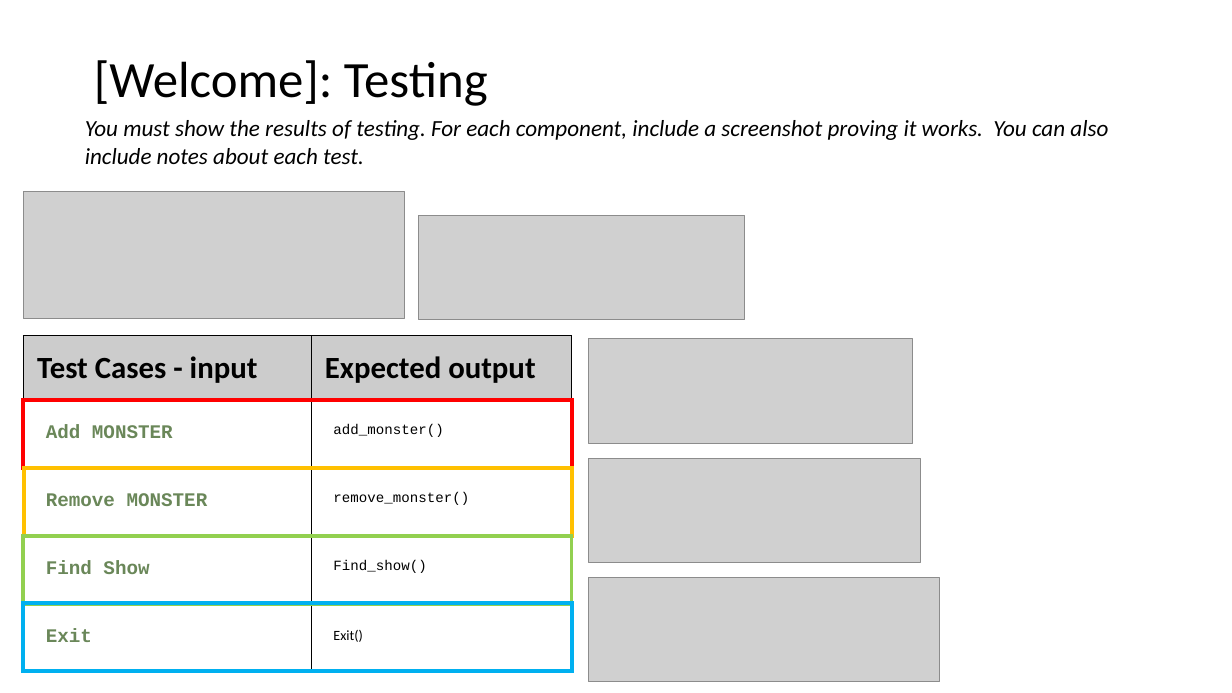
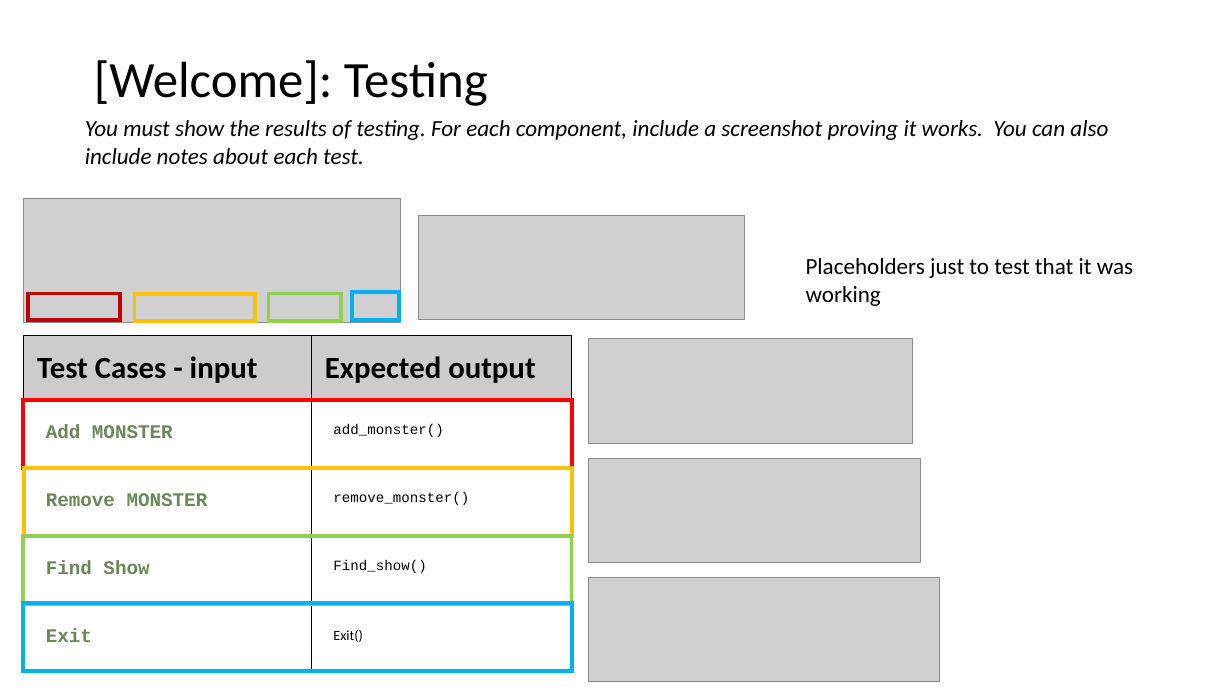
Before and after one commit to peter123321123321/Monster-Cards-Internal, a slide deck: slide 9 of 2.7 and 2.8 Documentation Template.pptx. Drawn at 1232x693 pixels with LibreOffice and Linux fonts; fonts in the diff are those of the drawing; grey boxes stand for pictures. Boxes give left, top, right and bottom in pixels: in the first picture for what was removed or moved away, otherwise in the second. Text is boxed around its words. In the diff, an @@ line names an element or a change of style, - is before the commit and + after.

```diff
--- a/2.7 and 2.8 Documentation Template.pptx
+++ b/2.7 and 2.8 Documentation Template.pptx
@@ picture: place and size @@
-picture at box(23, 191, 405, 319)
+picture at box(23, 199, 400, 323)
@@ text added at box(806, 258, 1133, 306), 18 pt, text #000000 @@
+Placeholders just to test that it was working
@@ rectangle added at box(28, 294, 120, 321), outline #C00000 3 pt @@
@@ rectangle added at box(135, 294, 256, 321), outline #FFC000 3 pt @@
@@ rectangle added at box(269, 294, 341, 322), outline #92D050 3 pt @@
@@ rectangle added at box(352, 292, 399, 320), outline #00B0F0 3 pt @@
```
Also in this commit, not shown: 9 other slides changed, 2 slides added, 1 slide removed, 5 other files.
